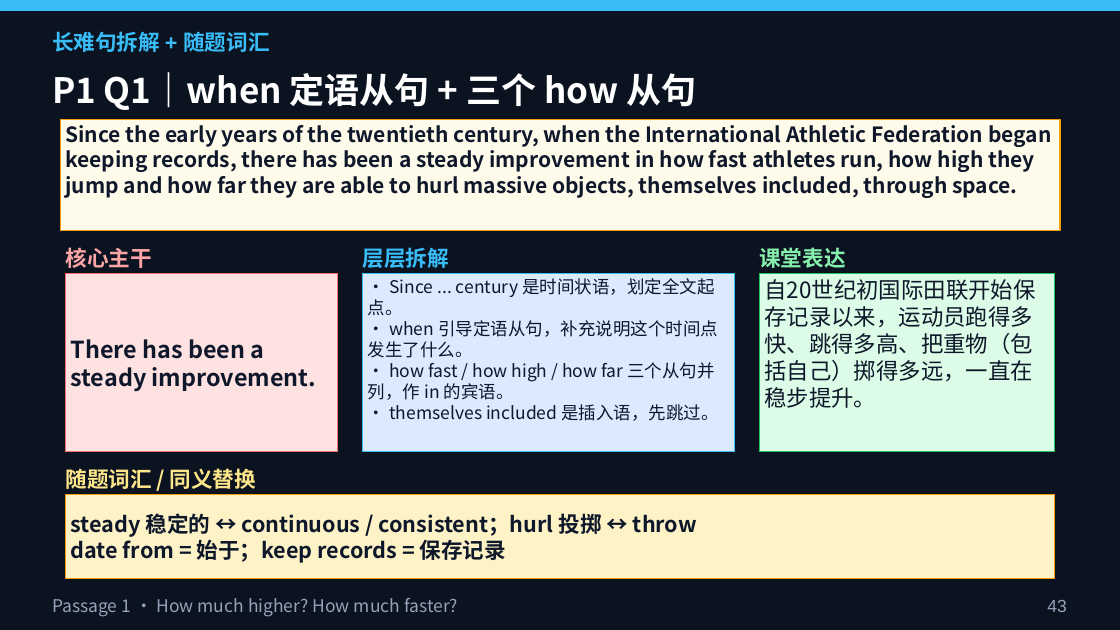
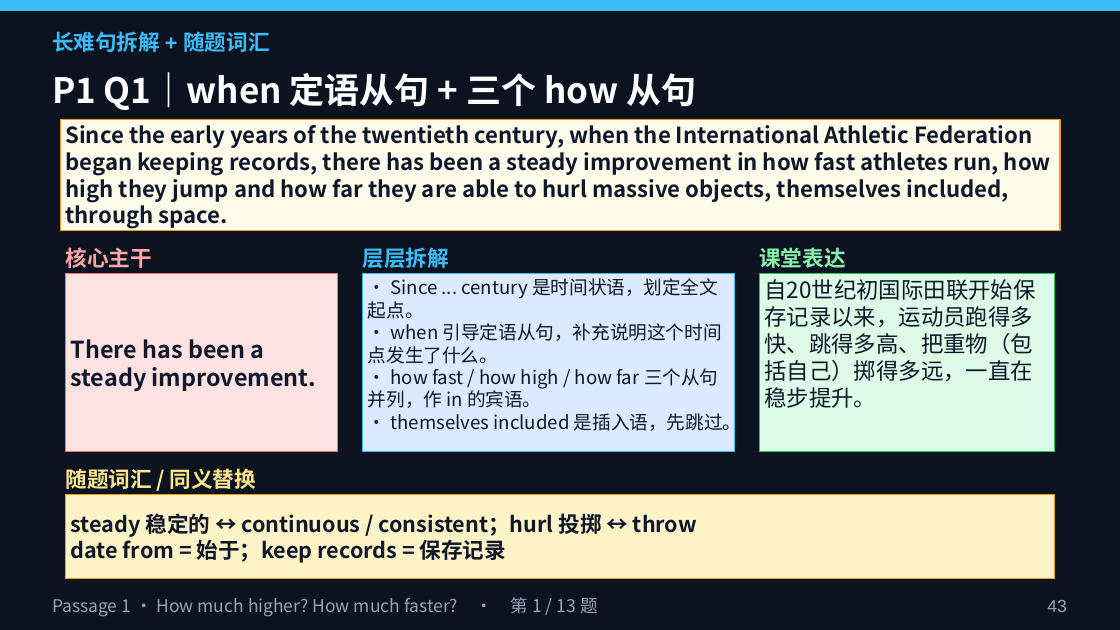
Before and after one commit to mrgreedcp-spec/AI-Portfolio, a slide deck: slide 43 of lesson3/第三节课PPT_雅思阅读精讲.pptx. Drawn at 1120x630 pixels with LibreOffice and Linux fonts; fonts in the diff are those of the drawing. Boxes give left, top, right and bottom in pixels: in the first picture for what was removed or moved away, otherwise in the second. Text is boxed around its words. In the diff, an @@ line names an element or a change of style, - is before the commit and + after.

```diff
--- a/lesson3/第三节课PPT_雅思阅读精讲.pptx
+++ b/lesson3/第三节课PPT_雅思阅读精讲.pptx
@@ rectangle "Since the early years of ..." at <box>60,119,1060,230</box>: size 18 to 19 pt @@
@@ rectangle "· Since ... century 是时间状语，划定全文起点。" at <box>363,274,734,452</box>: size 15 to 16 pt @@
@@ text at <box>52,597,597,617</box>: text changed @@
-Passage 1 · How much higher? How much faster?
+Passage 1 · How much higher? How much faster? · 第 1 / 13 题
```
Also in this commit, not shown: 158 other slides changed, 8 other files.
